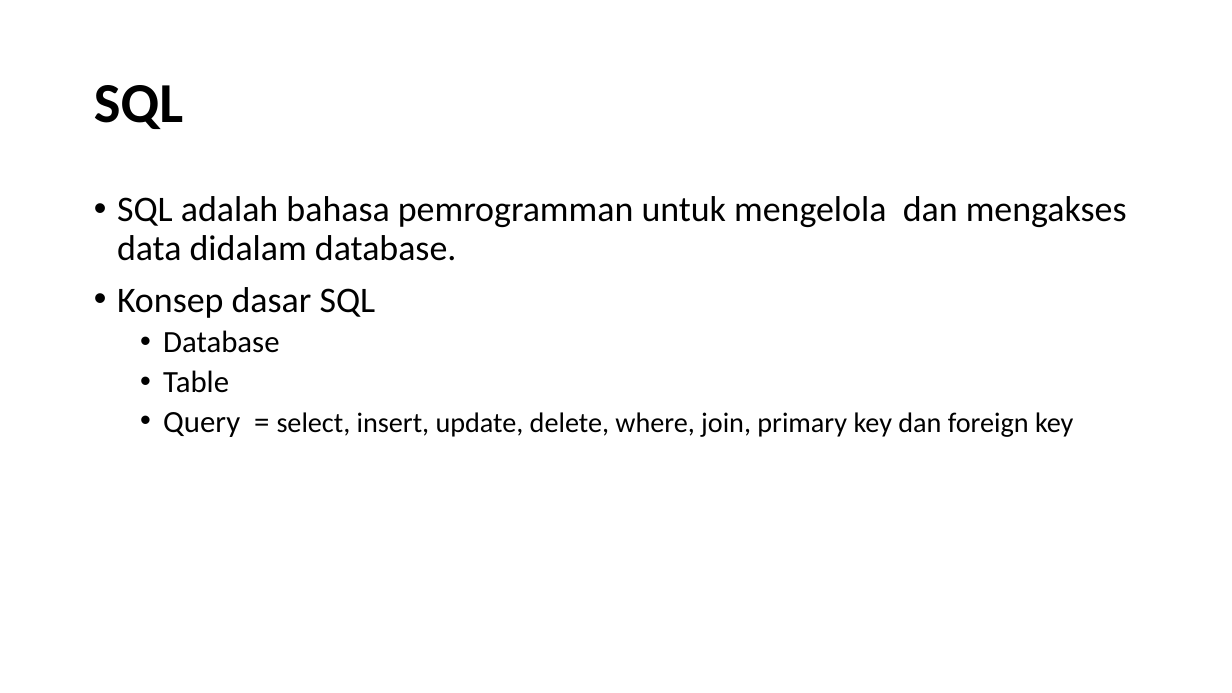
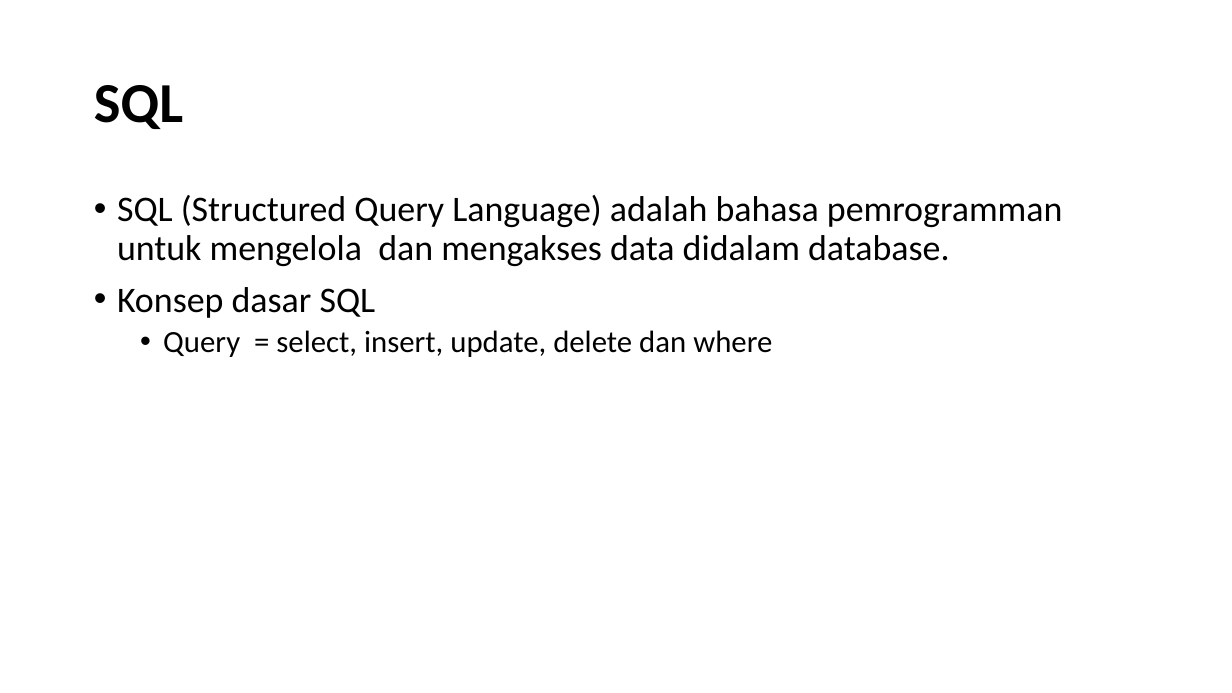
Before and after one commit to ridwanbahtiar15/basic-cs-js-fwg16, a slide deck: slide 2 of tugas/postgresql/coffee-shop.pptx. Drawn at 1232x693 pixels with LibreOffice and Linux fonts; fonts in the diff are those of the drawing. Boxes give left, top, right and bottom in pixels: in the first picture for what was removed or moved away, otherwise in the second. Text is boxed around its words. In the diff, an @@ line names an element or a change of style, - is before the commit and + after.

```diff
--- a/tugas/postgresql/coffee-shop.pptx
+++ b/tugas/postgresql/coffee-shop.pptx
@@ text at <box>117,195,1063,266</box>: text changed @@
-• SQL adalah bahasa pemrogramman untuk mengelola dan mengakses data didalam database.
+• SQL (Structured Query Language) adalah bahasa pemrogramman untuk mengelola dan mengakses data didalam database.
@@ text at <box>163,330,772,357</box>: text changed; size 22 to 24 pt @@
-  • Database
-  • Table
-  • Query = select, insert, update, delete, where, join, primary key dan foreign key
+  • Query = select, insert, update, delete dan where
```
Also in this commit, not shown: 1 other slide changed, 2 other files.
